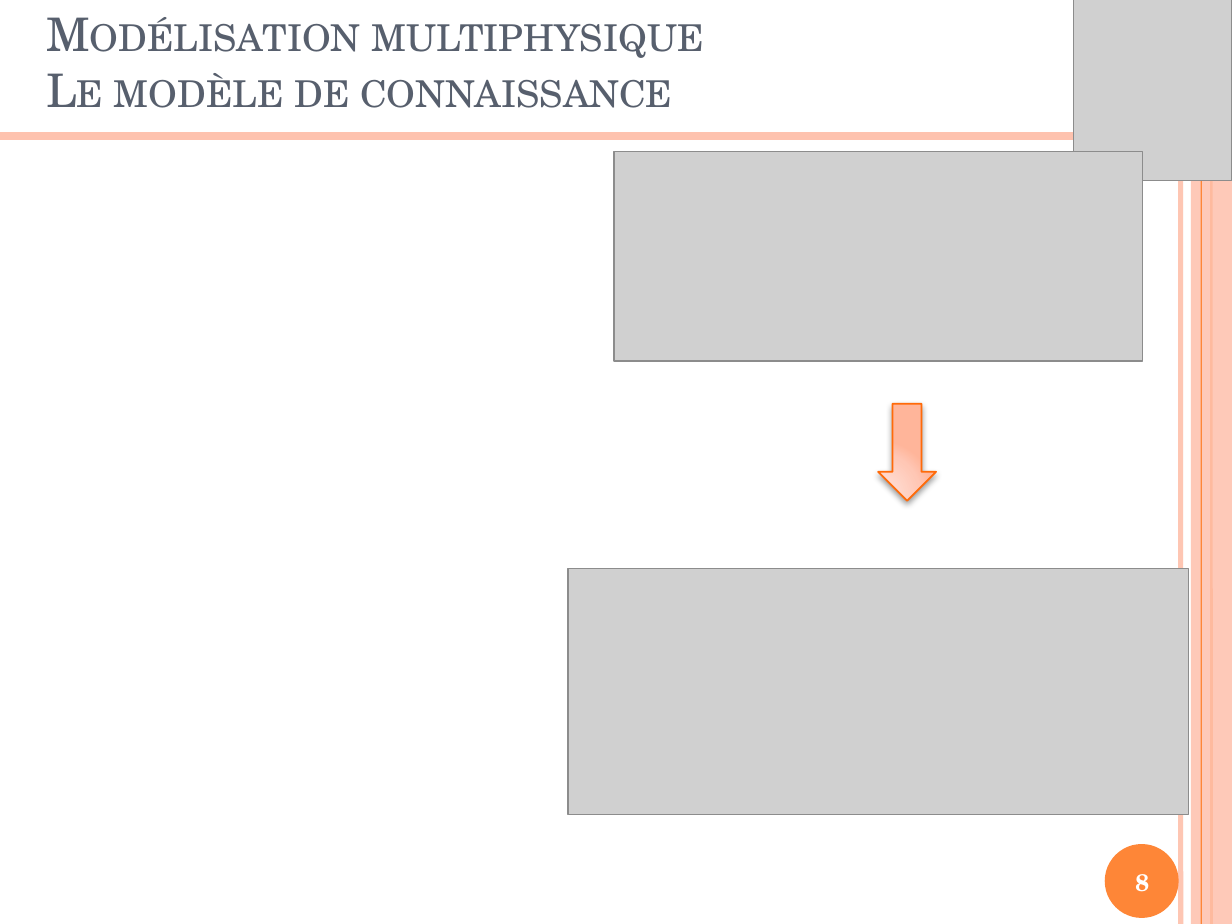
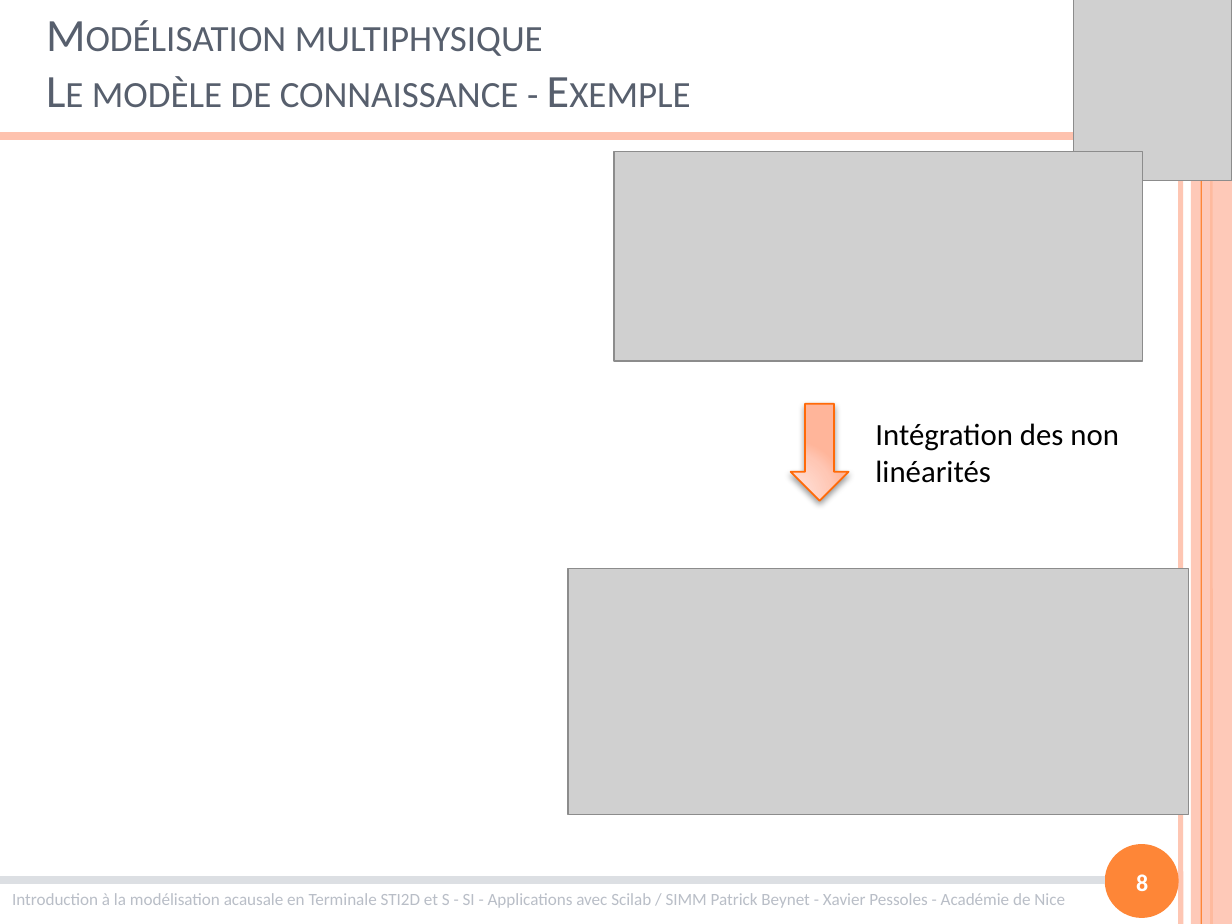
Before and after one commit to xpessoles/Formations, a slide deck: slide 8 of ModelisationMultiphysique/ModelisationMultiphysique.pptx. Drawn at 1232x924 pixels with LibreOffice and Linux fonts; fonts in the diff are those of the drawing; grey boxes stand for pictures. Boxes give left, top, right and bottom in pixels: in the first picture for what was removed or moved away, otherwise in the second. Text is boxed around its words. In the diff, an @@ line names an element or a change of style, - is before the commit and + after.

```diff
--- a/ModelisationMultiphysique/ModelisationMultiphysique.pptx
+++ b/ModelisationMultiphysique/ModelisationMultiphysique.pptx
@@ title at <box>92,27,543,107</box>: text changed; font TeX Gyre Schola to Calibri @@
-Modélisation multiphysique
-Le modèle de connaissance
+Modélisation multiphysique
+Le modèle de connaissance - Exemple
@@ down arrow: place and size @@
-down arrow at <box>878,404,936,501</box>
+down arrow at <box>791,404,849,501</box>
@@ text added at <box>875,423,1119,483</box>, 18 pt, text #000000 @@
+Intégration des non linéarités
@@ page number at <box>1136,874,1148,891</box>: font TeX Gyre Schola to Calibri @@
@@ line added from (0, 880) to (1105, 880), #DCDFE3 4.5 pt @@
@@ text added at <box>12,893,1065,908</box>, 10 pt, text #B9BEC7 @@
+Introduction à la modélisation acausale en Terminale STI2D et S - SI - Applications avec Scilab / SIMM Patrick Beynet - Xavier Pessoles - Académie de Nice
```
Also in this commit, not shown: 21 other slides changed, 13 slides added, 7 slides removed.
